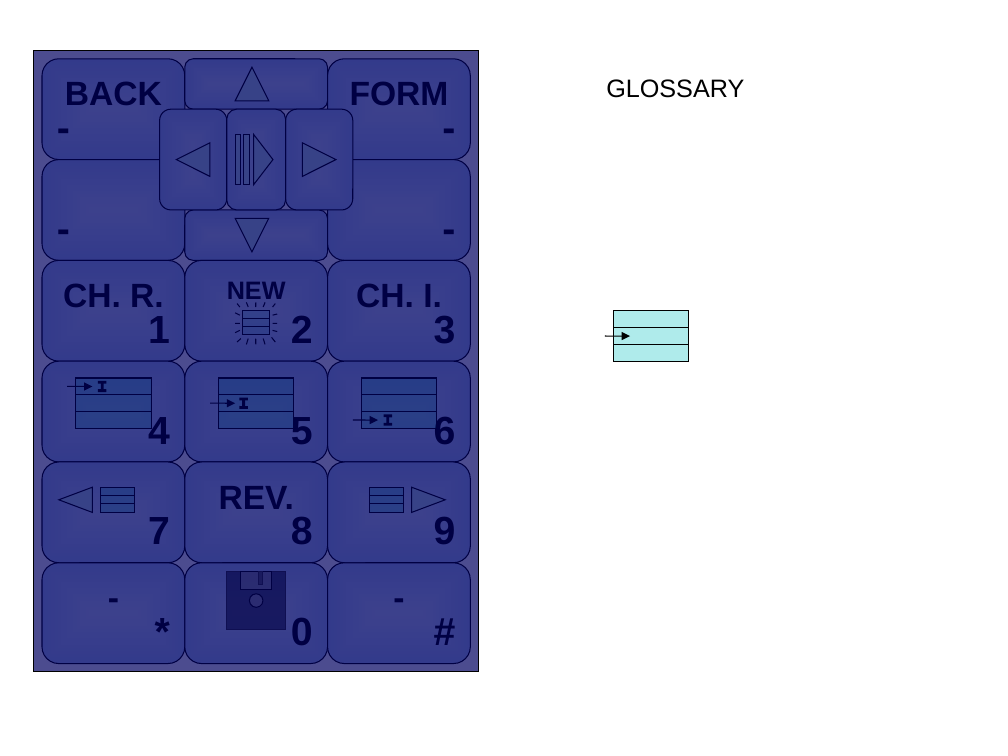
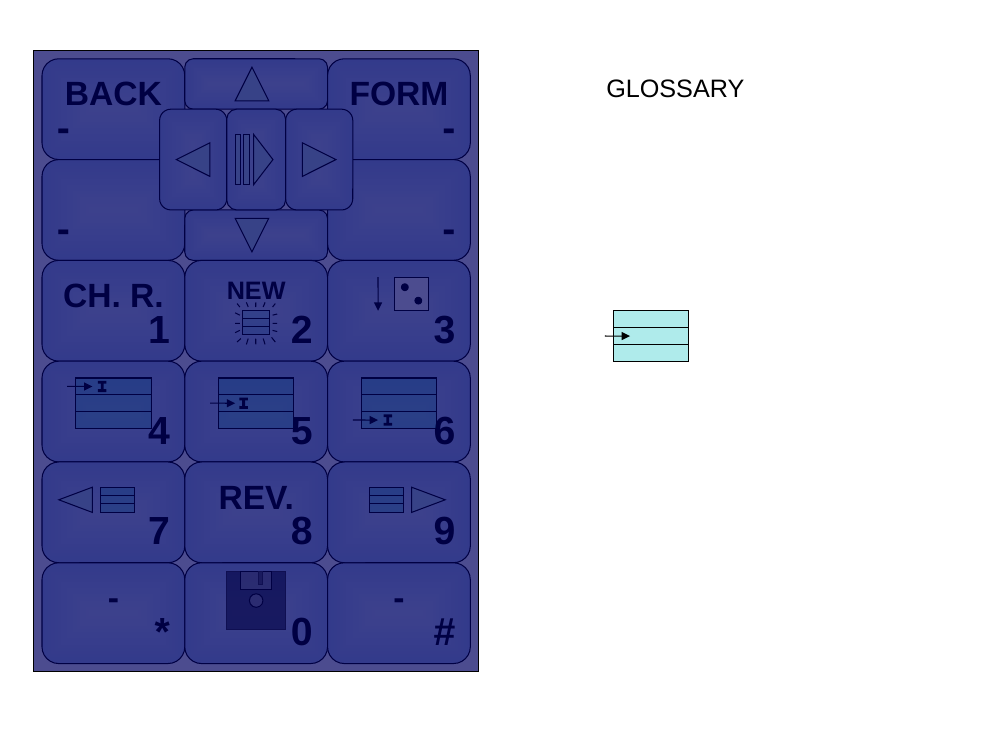
Before and after one commit to mauriciojost/podcastsquizzer, a slide deck: slide 1 of resources/Buttons.ppt. Drawn at 1008x756 pixels with LibreOffice and Linux fonts; fonts in the diff are those of the drawing. Boxes give left, top, right and bottom in pixels: in the first picture for what was removed or moved away, otherwise in the second. Text is boxed around its words. In the diff, an @@ line names an element or a change of style, - is before the commit and + after.

```diff
--- a/resources/Buttons.ppt
+++ b/resources/Buttons.ppt
@@ text removed at box(356, 284, 442, 307) @@
-CH. I.
@@ arrow added from (378, 277) to (378, 310), #000000 0.74 pt @@
@@ rectangle added at box(395, 277, 428, 310), fill #FFFFFF, outline #000000 0.74 pt @@
@@ ellipse added at box(401, 284, 408, 291), fill #000000, outline #000000 0.74 pt @@
@@ ellipse added at box(415, 297, 422, 304), fill #000000, outline #000000 0.74 pt @@
```
Also in this commit, not shown: 2 other slides changed, 10 other files.
